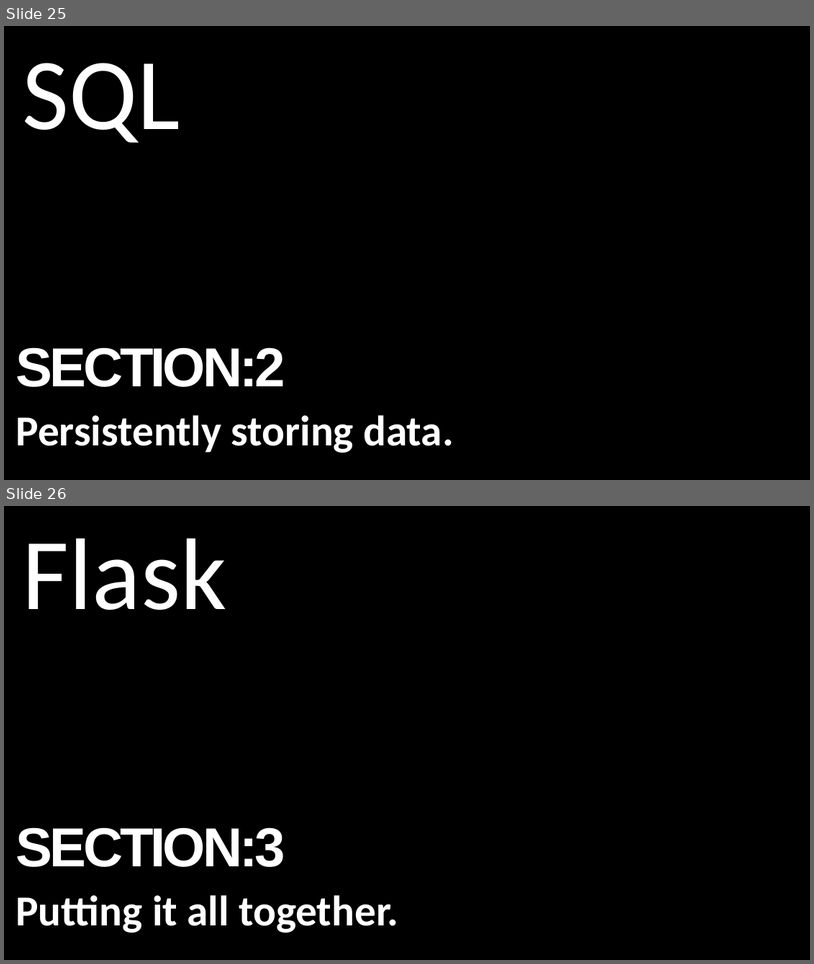
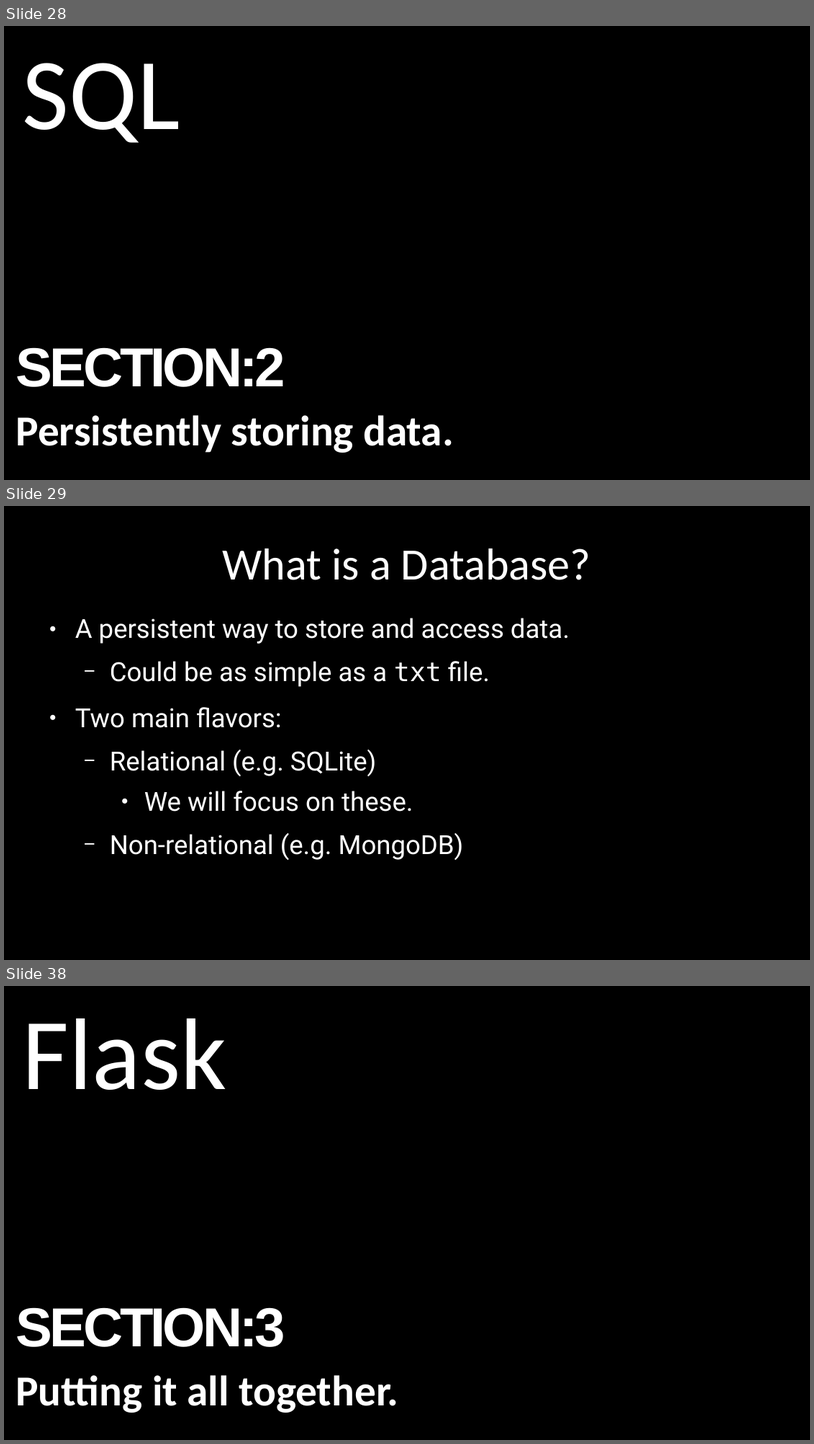
Before and after one commit to alexacallmebaka/htmlflasksql, a slide deck: slides/deck.odp. Shown one above the other, each under a label of ours: slides 25 and 26 before the commit, slides 28, 29 and 38 after it; the slides between them are not shown. The pictures are 814x964 and 814x1444 pixels, drawn with LibreOffice and Linux fonts; fonts in the diff are those of the drawing. Boxes give left, top, right and bottom in pixels: in the first picture for what was removed or moved away, otherwise in the second. Text is boxed around its words. In the diff, an @@ line names an element or a change of style, - is before the commit and + after.

```diff
--- a/slides/deck.odp
+++ b/slides/deck.odp
@@ slide 29 added at [4, 506, 810, 960], background #000000 @@
@@ title added at [223, 548, 591, 580], 44 pt, text #FFFFFF @@
+What is a Database?
@@ text added at [75, 618, 570, 860], 25.9 pt, text #FFFFFF @@
+● A persistent way to store and access data.
+  − Could be as simple as a txt file.
+● Two main flavors:
+  − Relational (e.g. SQLite)
+    ● We will focus on these.
+  − Non-relational (e.g. MongoDB)
@@ what was slide 25 is now slide 28 @@
@@ what was slide 26 is now slide 38 @@
```
Also in this commit, not shown: 5 slides changed, 11 other slides added.
